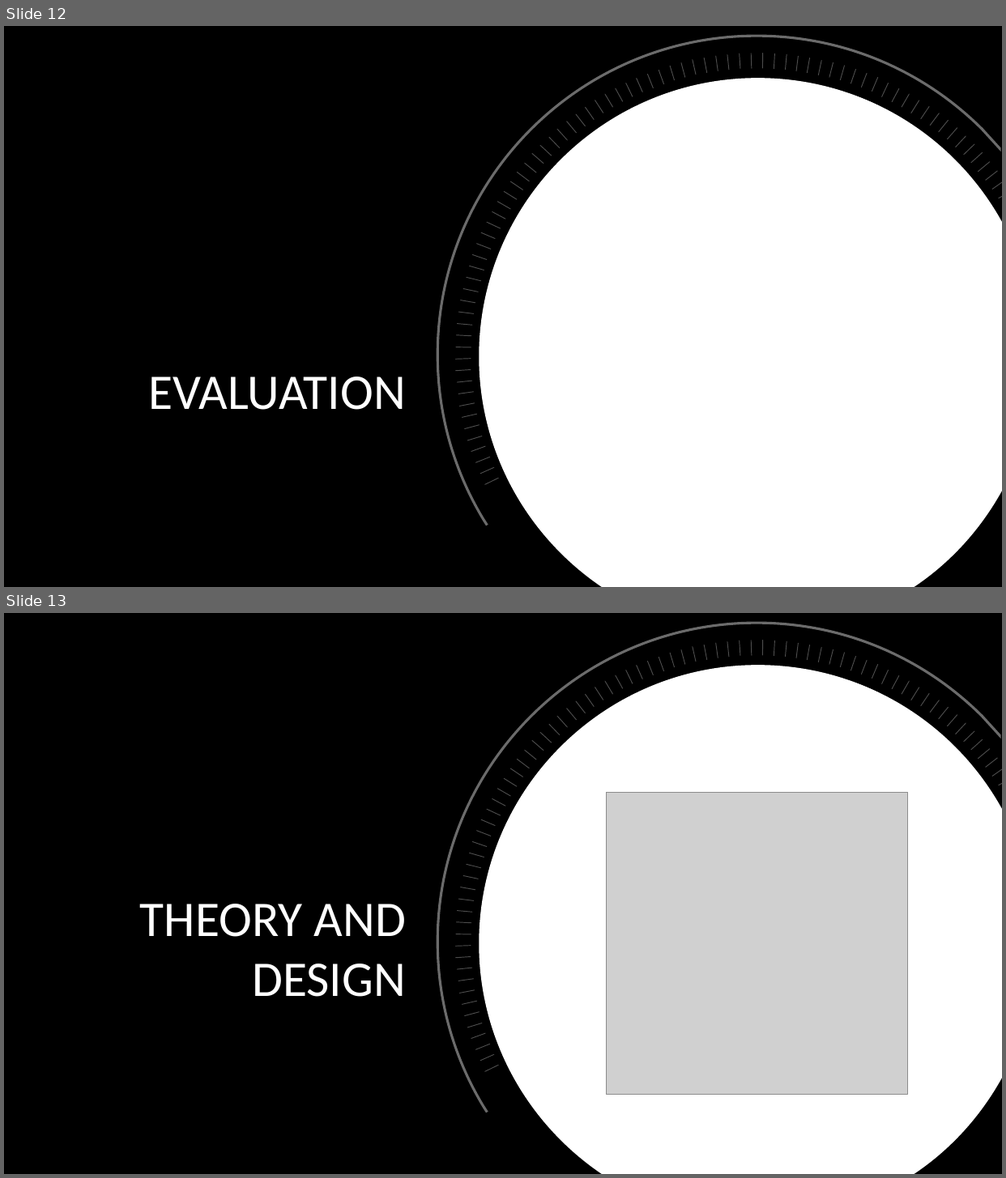
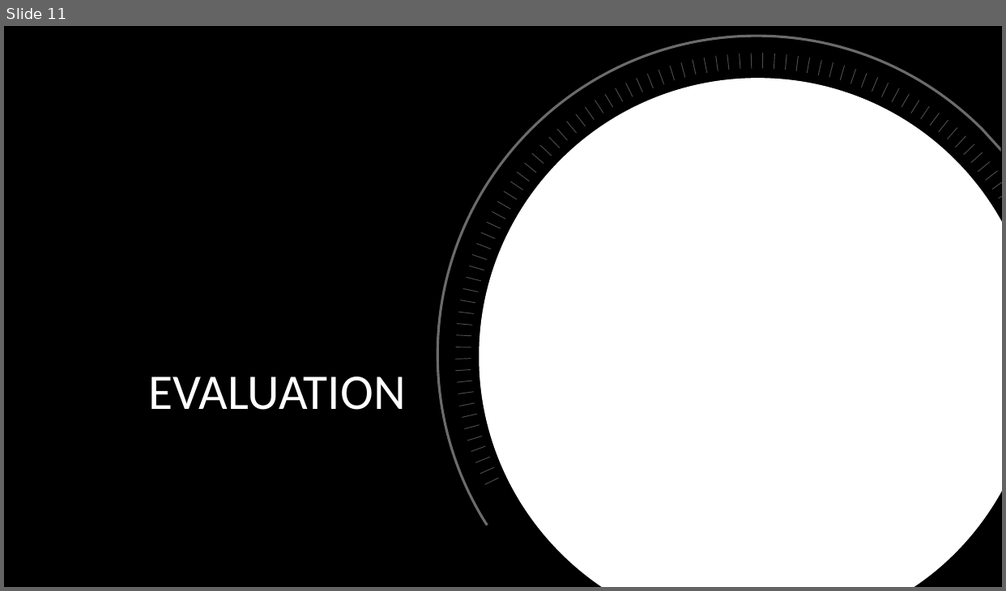
Before and after one commit to MariaPrograms/RayCasting, a slide deck: Graphics and Computational Programming.pptx. Shown one above the other, each under a label of ours: slides 12 and 13 before the commit, slide 11 after it. The pictures are 1006x1178 and 1006x591 pixels, drawn with LibreOffice and Linux fonts; fonts in the diff are those of the drawing; grey boxes stand for pictures; background and template pictures are left out. Boxes give left, top, right and bottom in pixels: in the first picture for what was removed or moved away, otherwise in the second. Text is boxed around its words. In the diff, an @@ line names an element or a change of style, - is before the commit and + after.

```diff
--- a/Graphics and Computational Programming.pptx
+++ b/Graphics and Computational Programming.pptx
@@ slide 13 removed at (4,613,1002,1174), background picture (left out) @@
@@ freeform shape removed at (437,621,1001,1113) @@
@@ freeform shape removed at (481,667,1002,1174) @@
@@ picture removed at (606,793,908,1094) @@
@@ title removed at (140,904,406,997) @@
-THEORY AND DESIGN
@@ group removed at (455,640,1002,1072): 78 lines @@
@@ what was slide 12 is now slide 11 @@
```
Also in this commit, not shown: 6 slides changed, 1 other slide removed, 5 other files.
